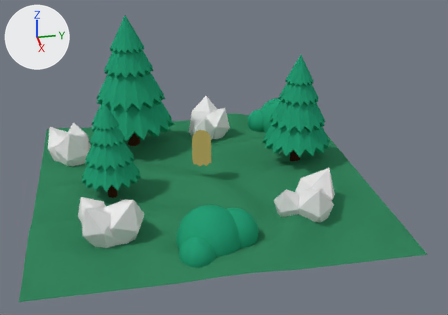
Before and after pictures for a commit that changed the Blender file src/assets/GameScene.blend.
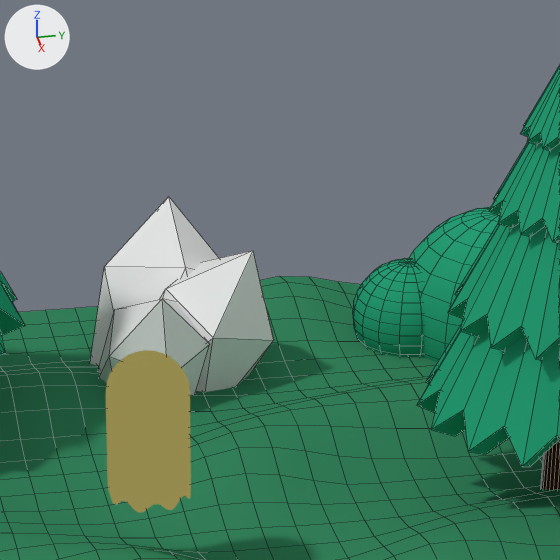
Each version is shown whole from a 50 mm camera at (46.05, -6.89, 24.15) aimed at (1.46, 1.6, 2.21), then close up on the part from 38% to 66% of the width and 16% to 56% of the height. Arrows for +X, +Y and +Z are at upper left; the lights stay in place. The close-ups show mesh edges as thin lines.

Names of what the first close-up shows: 'Bush', 'Ground', 'Player', 'Stones.001', 'Tree', 'Tree.001'.
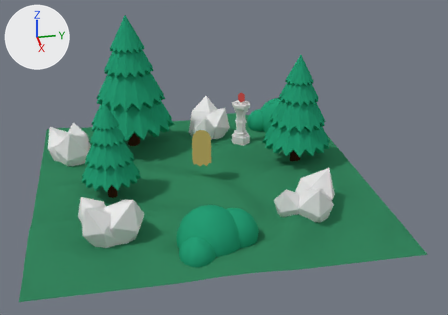
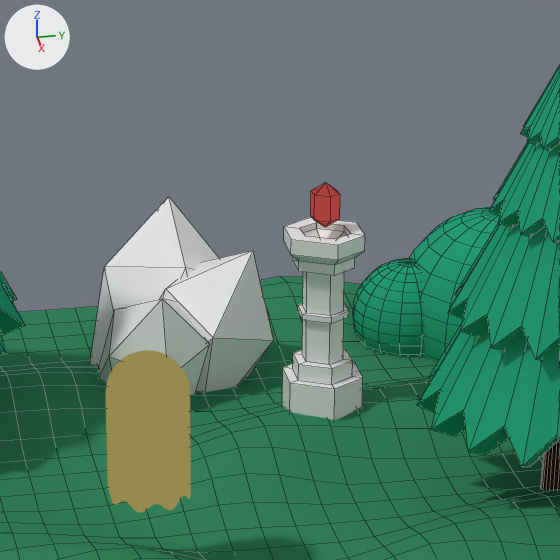
Location of each change, [x1, y1, x2, y2] in pixels of the close-ups (560 x 560 px):
'Pillow', added: after [282, 217, 365, 420]
'Crystal', added (red): after [311, 182, 340, 227]

The edits, one by one:
Material 'Crystal' (mat_crystal) is new.
Its base color is (1.0, 0.133, 0.114) (red #ff665f).
Its strength is 0.4.
Mesh me_куб_002 is new.
It has 14 vertices, 18 faces and spans x -0.277..0.277, y -0.275..0.275, z -0.486..0.486.
It uses material mat_crystal (red #ff665f).
Mesh me_куб_004 is new.
It is a box spanning x -1.0..1.0, y -1.0..1.0, z -1.0..1.0.
It uses material mat_stone (white #e7e7e7).
Mesh me_куб is new.
It has 99 vertices, 94 faces and spans x -0.88..0.88, y -0.78..0.77, z -3.28..1.6.
It uses material mat_stone (white #e7e7e7).
Object 'Crystal' (ob_crystal) is new; it shows me_куб_002.
Its parent is ob_targetpivot.
Its location is (0.00339, 0.0135, 4.496).
Object 'TargetPivot' (ob_targetpivot) is new; it shows me_куб_004.
Its location is (-5.907, 4.589, 0.0).
It is now shown.
Object 'Pillow' (ob_pillow) is new; it shows me_куб.
Its parent is ob_targetpivot.
Its location is (0.0, 0.0, 2.331).
